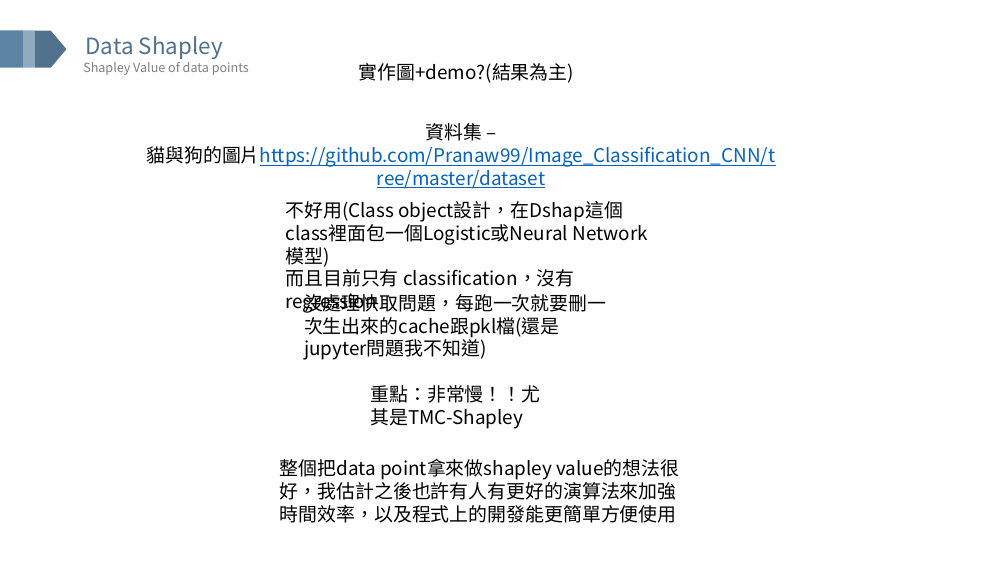
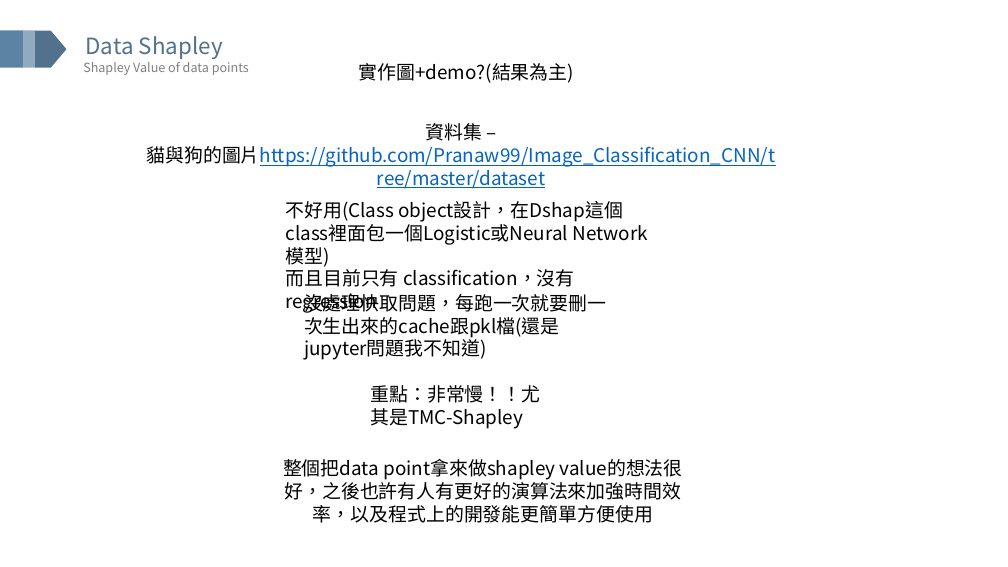
Before and after one commit to GISH123/Cathay-Holdings-CIP-Projects-for-Interpretable-Machine-Learning, a slide deck: slide 39 of IML(version 1,detailed).pptx (slide 36 before the commit). Drawn at 1008x567 pixels with LibreOffice and Linux fonts; fonts in the diff are those of the drawing. Boxes give left, top, right and bottom in pixels: in the first picture for what was removed or moved away, otherwise in the second. Text is boxed around its words. In the diff, an @@ line names an element or a change of style, - is before the commit and + after.

```diff
--- a/IML(version 1,detailed).pptx
+++ b/IML(version 1,detailed).pptx
@@ text at bbox=[283, 459, 681, 523]: text changed @@
-整個把data point拿來做shapley value的想法很好，我估計之後也許有人有更好的演算法來加強時間效率，以及程式上的開發能更簡單方便使用
+整個把data point拿來做shapley value的想法很好，之後也許有人有更好的演算法來加強時間效率，以及程式上的開發能更簡單方便使用
```
Also in this commit, not shown: 4 other slides changed, 7 slides added, 5 slides removed.
